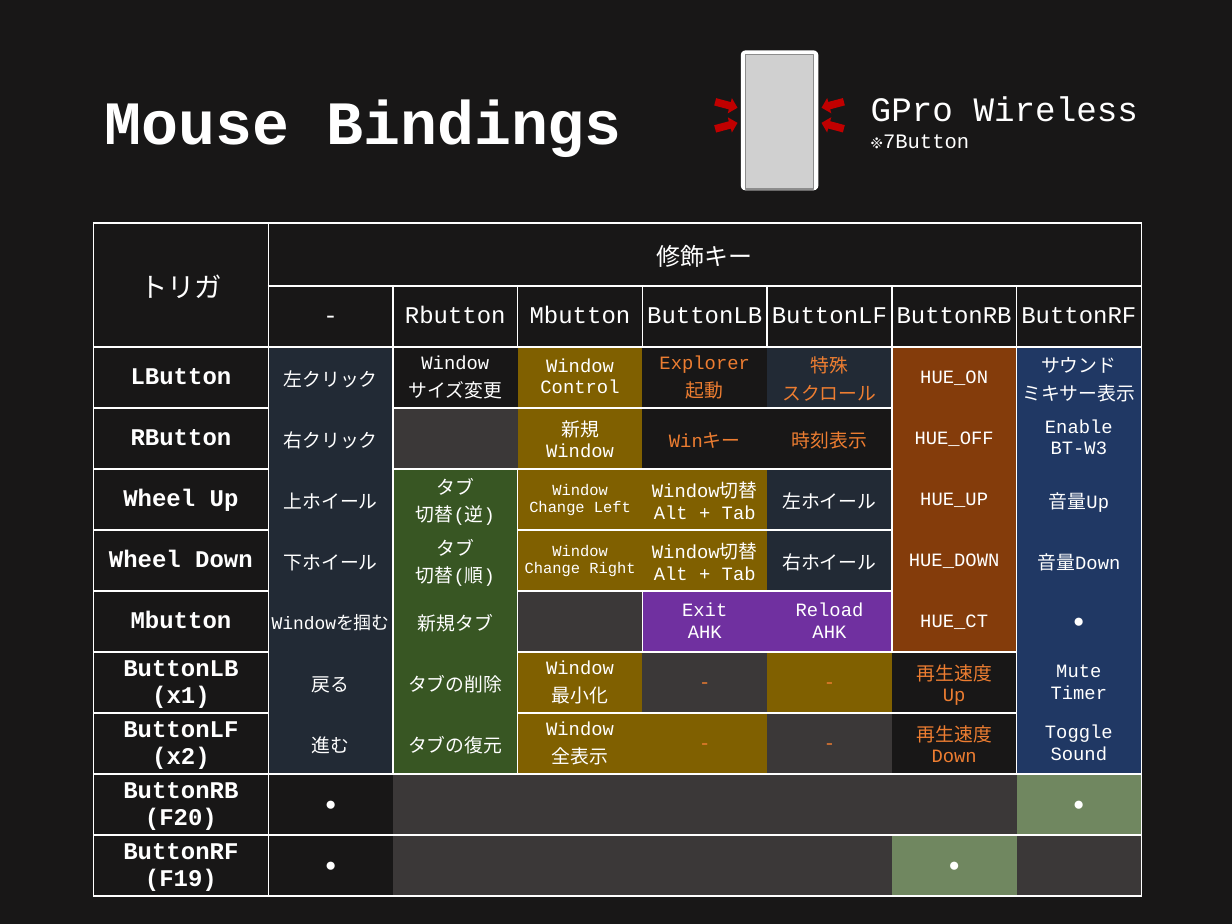
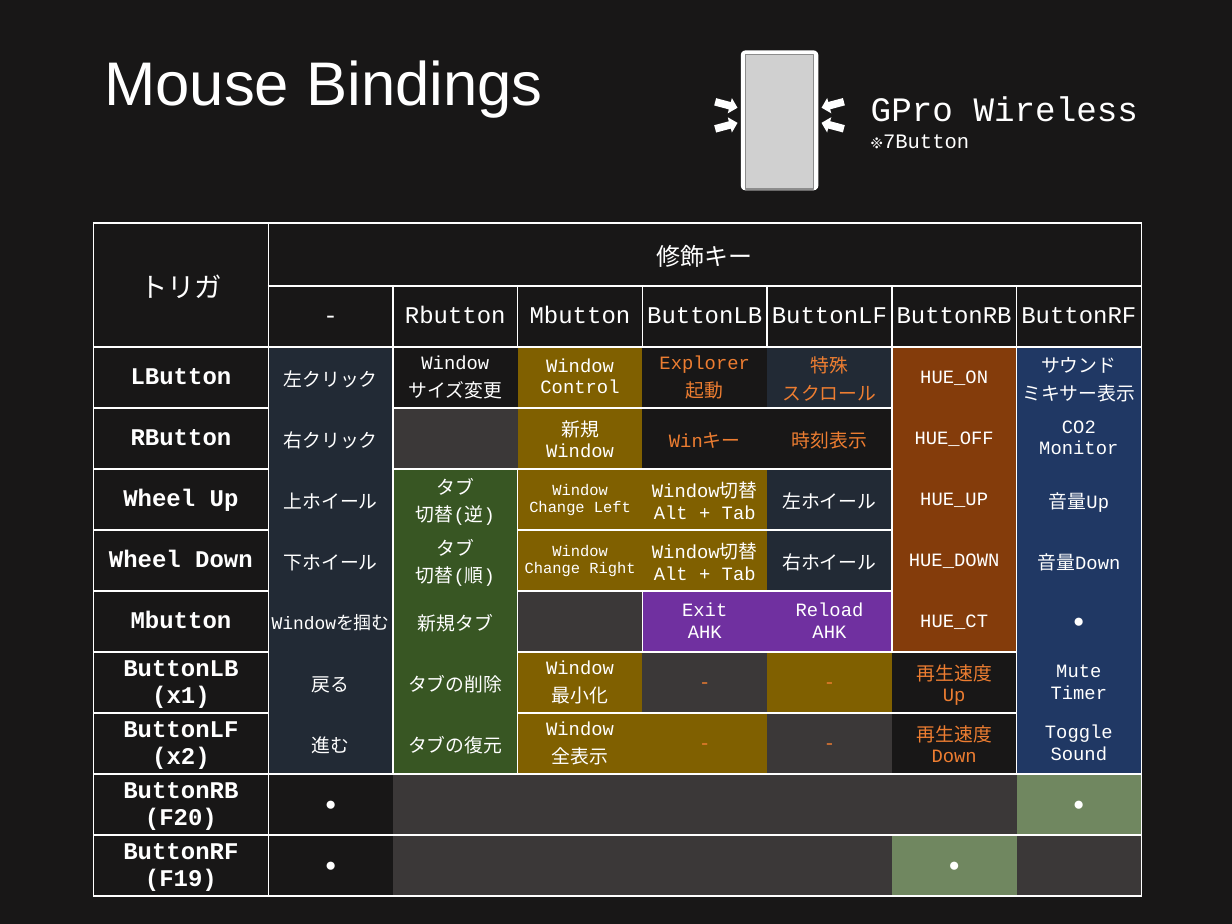
Before and after one commit to ittooo66/myAHK, a slide deck: slide 10 of MANUAL.pptx. Drawn at 1232x924 pixels with LibreOffice and Linux fonts; fonts in the diff are those of the drawing; grey boxes stand for pictures. Boxes give left, top, right and bottom in pixels: in the first picture for what was removed or moved away, otherwise in the second. Text is boxed around its words. In the diff, an @@ line names an element or a change of style, - is before the commit and + after.

```diff
--- a/MANUAL.pptx
+++ b/MANUAL.pptx
@@ title "Mouse Bindings" at (x1=104, y1=60, x2=542, y2=117): font Courier New to Arial, bold off; vertical alignment middle to top @@
@@ fill #C00000 to #FFFFFF; outline #C00000 1 pt to #FFFFFF 1 pt in 4 elements at (x1=715, y1=95, x2=739, y2=113), (x1=715, y1=118, x2=739, y2=135), (x1=821, y1=95, x2=845, y2=113), (x1=821, y1=118, x2=845, y2=135) @@
@@ table at (x1=94, y1=223, x2=1140, y2=897) @@
-row 4, column 8: Enable / BT-W3
+row 4, column 8: CO2 / Monitor
```
Also in this commit, not shown: 10 other slides changed.
